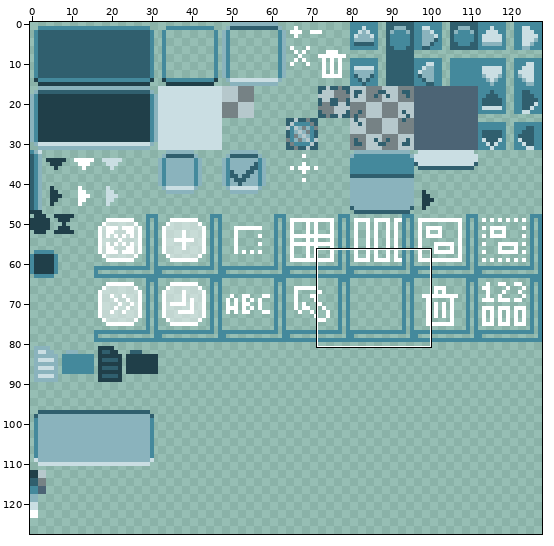
File history of a pixel-art file, res/style.ase. The picture above shows the old version from afar; the outline marks the close-up.
Close-up. Earlier state:
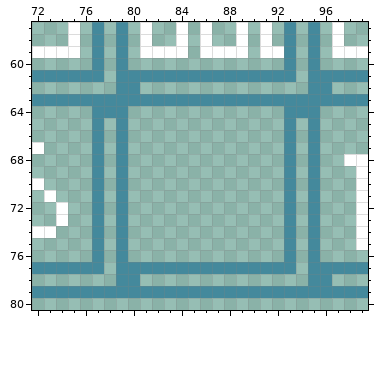
128x128 pixels, 1 frame. Shown: x 72..99, y 57..80.
Once edited:
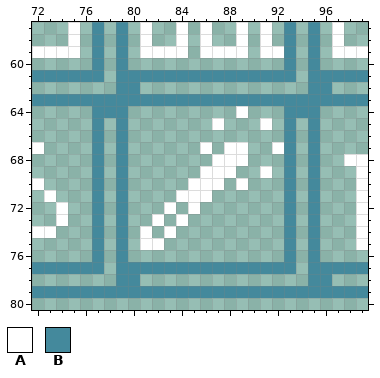
Palette (. is transparent): A #ffffff  B #44899c
Diff:
@@ x 79..94 @@
 63 BBBBBBBBBBBBBBBB
-64 B.............BB
-65 B.............B.
+64 B.........A...BB
+65 B.......A...A.B.
 66 B.............B.
-67 B.............B.
-68 B.............B.
-69 B.............B.
-70 B.............B.
-71 B.............B.
-72 B.............B.
-73 B.............B.
-74 B.............B.
-75 B.............B.
+67 B......A.AA..AB.
+68 B.......AAA...B.
+69 B......AAA..A.B.
+70 B.....AAA.A...B.
+71 B....AAA......B.
+72 B...A.A.......B.
+73 B..A.A........B.
+74 B.A.A.........B.
+75 B.AA..........B.
 76 B.............B.
Pixel boxes of the changes (left, top, right, bottom) in both close-ups:
added: (140, 106, 284, 250)
